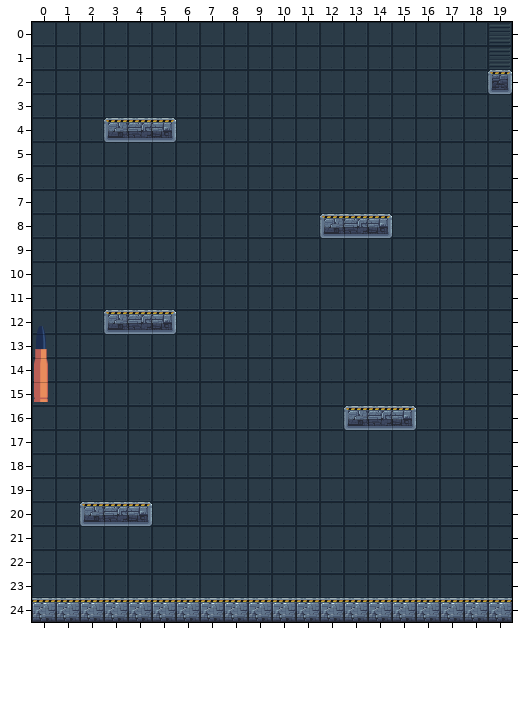
Level history. Tiled map: Graphics/Maps/Level6.tmx. The picture above was drawn from the file before the commit.
Cells are 32x32 px. Shown: x 0..19, y 0..24.
The result:
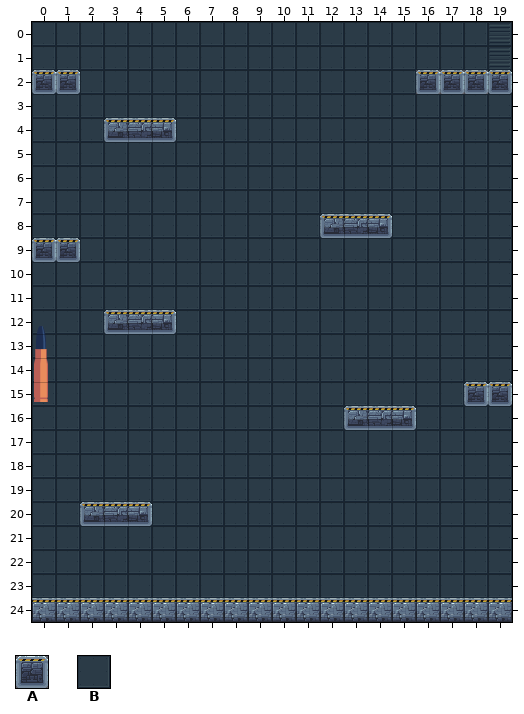
Key: from "Main tiles": A 21 "tile015", B 44 "tile038".
_ is an empty cell.
Change:
Layer "Background":
The author changed tile B to tile A in row 2 at x 16 to 18.
Layer "Main":
Tile A now appears in row 2 at x 0 to 1; in row 9 at x 0 to 1; in row 15 at x 18 to 19.
